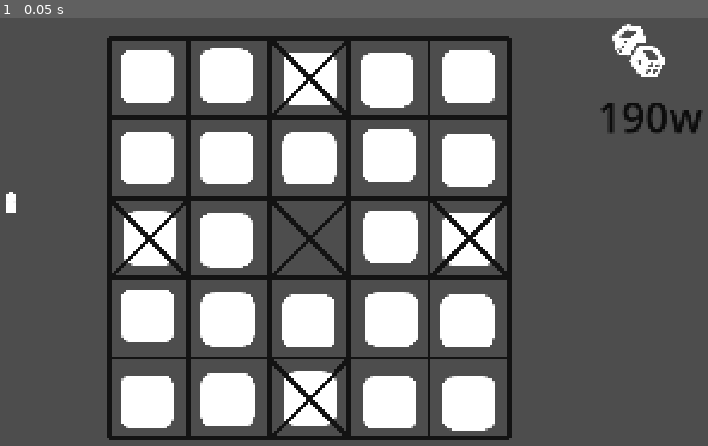
Above: before the commit, frame 1.
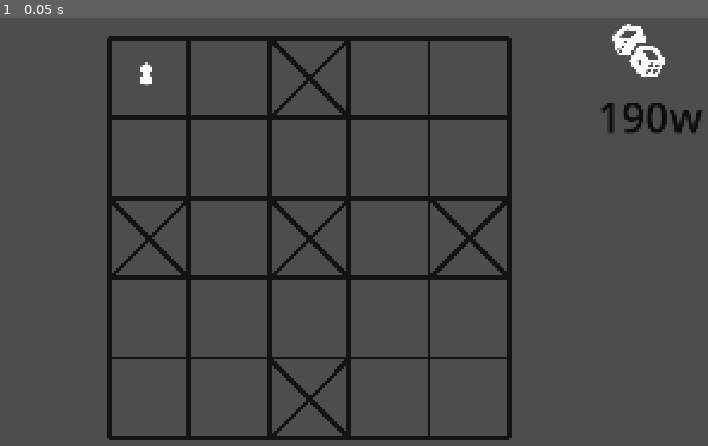
Above: after the commit, the same moment.

Repository: vedarthjoshi/amdavadibaji
Game: Godot game, scene res://scenes/game.tscn
Same seed, same stepped clock (60 frames per second), same inputs: the game is played once before the commit and once after it. The project has no main scene, so this scene is started directly.
Inputs:
- Up to frame 1 (0.05 s): no input

The runs differ from the first frame. In frame 1, 21% of the frame differs, in the area x 0-70%, y 7-97%.

Commit message:
probably not dfs

Diff:
--- a/scenes/game.tscn
+++ b/scenes/game.tscn
@@ -17,9 +17,10 @@
 script = ExtResource("1_yqjtg")
 
 [node name="UI" type="CanvasLayer" parent="." unique_id=807694911]
+layer = -2
 
 [node name="board" parent="UI" unique_id=1973637512 instance=ExtResource("1_uwrxv")]
-mouse_filter = 2
+mouse_filter = 1
 
 [node name="dice" type="Label" parent="UI" unique_id=1206560809]
 offset_left = 1655.0
@@ -29,30 +30,20 @@
 text = "190w"
 label_settings = SubResource("LabelSettings_0b45s")
 
-[node name="player1_base" type="Node2D" parent="." unique_id=612189294]
+[node name="player1_base" type="Marker2D" parent="." unique_id=362545834]
+position = Vector2(963, 159)
 
-[node name="Marker2D" type="Marker2D" parent="player1_base" unique_id=1231947437]
-position = Vector2(964, 160)
+[node name="player2_base" type="Marker2D" parent="." unique_id=139262816]
+position = Vector2(1349, 541)
 
-[node name="player2_base" type="Node2D" parent="." unique_id=53676811]
+[node name="player3_base" type="Marker2D" parent="." unique_id=1809949948]
+position = Vector2(965, 928)
 
-[node name="Marker2D" type="Marker2D" parent="player2_base" unique_id=1619961016]
-position = Vector2(1347, 544)
+[node name="player4_base" type="Marker2D" parent="." unique_id=650361633]
+position = Vector2(580, 544)
 
-[node name="player3_base" type="Node2D" parent="." unique_id=440831220]
-
-[node name="Marker2D" type="Marker2D" parent="player3_base" unique_id=606372640]
-position = Vector2(964, 928)
-
-[node name="player4_base" type="Node2D" parent="." unique_id=1760983554]
-
-[node name="Marker2D" type="Marker2D" parent="player4_base" unique_id=1476358850]
-position = Vector2(580, 543)
-
-[node name="win" type="Node2D" parent="." unique_id=862974441]
-
-[node name="Marker2D" type="Marker2D" parent="win" unique_id=1115498184]
-position = Vector2(964.2955, 541.9707)
+[node name="win" type="Marker2D" parent="." unique_id=1804907471]
+position = Vector2(962.5756, 543.0976)
 
 [node name="outer_places" type="Node2D" parent="." unique_id=416664571]
 
@@ -120,8 +111,10 @@
 
 [node name="Clickables" type="Node2D" parent="." unique_id=120909728]
 
-[node name="Pawn" parent="Clickables" unique_id=232028816 instance=ExtResource("3_lnu2h")]
-position = Vector2(247.13177, 457.61804)
+[node name="Pawn" parent="Clickables" unique_id=232028816 node_paths=PackedStringArray("current_pos") instance=ExtResource("3_lnu2h")]
+position = Vector2(572, 149)
+current_pos = NodePath("../../outer_places/pos_11")
+player_no = 1
 
 [node name="dice" type="Sprite2D" parent="Clickables" unique_id=1495706578]
 position = Vector2(1755, 94)
--- a/scripts/game.gd
+++ b/scripts/game.gd
@@ -67,16 +67,19 @@
 func all_player_starting_position():
 	pass
 
+func add_visual(shits):
+	var sprite = Sprite2D.new()
+	shits.add_child(sprite)
+	sprite.texture = DICE_EMPTY
+	sprite.modulate = "009e3b5d"
+	sprite.hide()
+	sprite.name = "highlight"
+
 func _ready() -> void:
 	for shits: Node2D in positions.keys():
-		var sprite = Sprite2D.new()
-		if shits is Marker2D:
-			shits.add_child(sprite)
-		else:
-			shits.get_children()[0].add_child(sprite)
-		sprite.texture = DICE_EMPTY
-		#sprite.hide()
-	print(positions.get(inner_pos_1))
+		add_visual(shits)
+	add_visual(win)
+	#print(positions.get(inner_pos_1))
 
 var count = 0
 #
@@ -90,12 +93,17 @@
 			#var sprite: Sprite2D = items[i]
 			var sprite = items[i]
 			# For circular/radius check (fastest):
-			if sprite.global_position.distance_squared_to(tap_pos) < 900.0: # 50px radius (50*50)
-				print("Tapped: ", sprite.name + " " + str(count))
-				count+=1
+			if sprite.global_position.distance_squared_to(tap_pos) < 900.0:
+
+				if sprite is Pawn:
+					print("Pawn")
+					show_moves(sprite)
+
+				#print("Tapped: ", sprite.name + " " + str(count))
+				#count+=1
 
 				#debug
-				if sprite.name == "dice":
+				elif sprite.name == "dice":
 					dice_val = randi_range(1,6)
 					dice.text = str(dice_val)
 
@@ -122,5 +130,32 @@
 				#dice_val = randi_range(1,6)
 				#dice.text = str(dice_val)
 
-func show_moves():
-	pass
+func show_moves(pawn: Pawn) -> void:
+	# Start DFS from the pawn's current position with dice_val steps left
+	_dfs_moves(pawn.current_pos, dice_val, pawn.player_no)
+
+func _dfs_moves(current_pos: Variant, steps_left: int, player_no : int) -> void:
+	# Base case: stop when we run out of dice steps
+	if steps_left <= 0:
+		return
+
+	# Get all possible next positions (branches) from the current tile
+	var next_positions: Array = positions.get(current_pos,[])
+
+	for marker: Marker2D in next_positions:
+		# Highlight this tile
+		#marker.name == "player%d_base" % player_no or
+		if marker.name.begins_with("pos_") or marker.name.begins_with("player"):
+			marker.get_child(0).show()
+
+		# Recursively explore down this specific branch with 1 fewer step
+		_dfs_moves(marker, steps_left - 1, player_no)
+
+
+#func show_moves(pawn: Pawn):
+	#var mark = pawn.current_pos
+	#for i in dice_val:
+		#var mark_arr = positions.get(mark)
+		#for marker: Marker2D in mark_arr:
+			#marker.get_child(0).show()
+		#mark = mark_arr[0]
--- a/scripts/pawn.gd
+++ b/scripts/pawn.gd
@@ -1,5 +1,5 @@
 class_name Pawn
 extends Node
 
-var current_pos : Node2D
-var player_no : int
+@export var current_pos : Node2D
+@export var player_no : int
